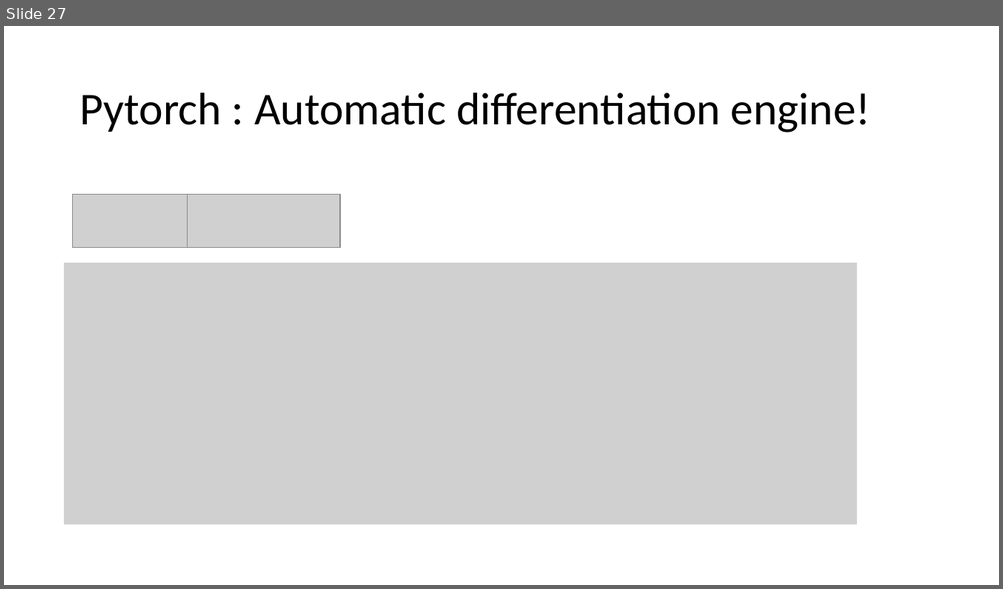
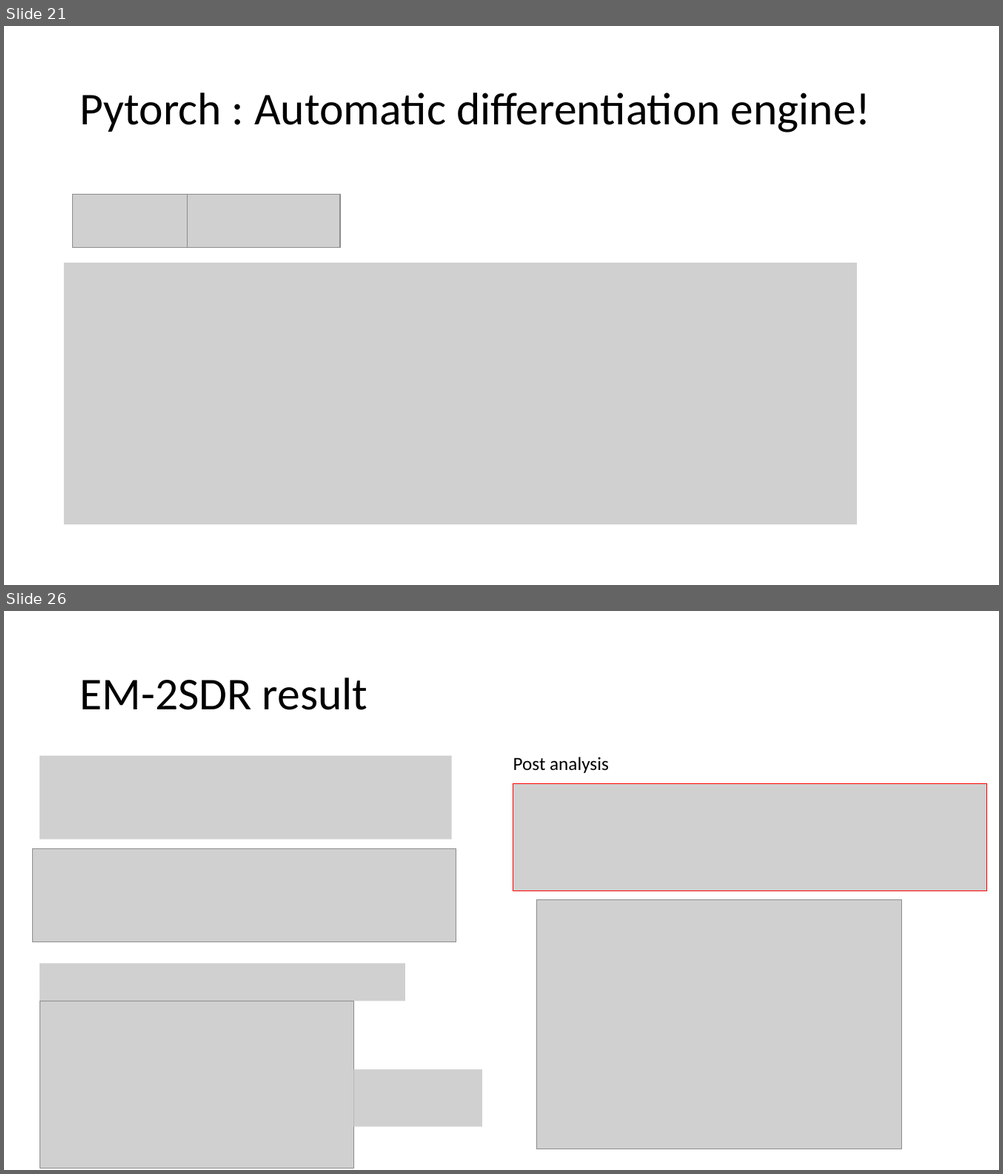
Before and after one commit to sabid-cryoem/sabid-cryoem.github.io, a slide deck: assets/slides/Directly reconstructing principal components of 3D protein structure density map from 2D cryo-EM projection images by 2SDR method.pptx. Shown one above the other, each under a label of ours: slide 27 before the commit, slides 21 and 26 after it; the slides between them are not shown. The pictures are 1003x589 and 1003x1174 pixels, drawn with LibreOffice and Linux fonts; fonts in the diff are those of the drawing; grey boxes stand for pictures. Boxes give left, top, right and bottom in pixels: in the first picture for what was removed or moved away, otherwise in the second. Text is boxed around its words. In the diff, an @@ line names an element or a change of style, - is before the commit and + after.

```diff
--- a/assets/slides/Directly reconstructing principal components of 3D protein structure density map from 2D cryo-EM projection images by 2SDR method.pptx
+++ b/assets/slides/Directly reconstructing principal components of 3D protein structure density map from 2D cryo-EM projection images by 2SDR method.pptx
@@ slide 26 added at (4,611,999,1170), background #FFFFFF @@
@@ title added at (79,678,367,710), 44 pt, text #000000 @@
+EM-2SDR result
@@ picture added at (40,756,452,840) @@
@@ text added at (513,757,609,773), 18 pt, text #000000 @@
+Post analysis
@@ picture added at (513,784,987,891) @@
@@ picture added at (33,849,456,943) @@
@@ picture added at (537,900,902,1150) @@
@@ picture added at (40,964,405,1001) @@
@@ picture added at (40,1001,354,1168) @@
@@ picture added at (354,1070,482,1128) @@
@@ what was slide 27 is now slide 21 @@
```
Also in this commit, not shown: 11 slides changed, 9 other slides added, 6 slides removed, 1 other file.
